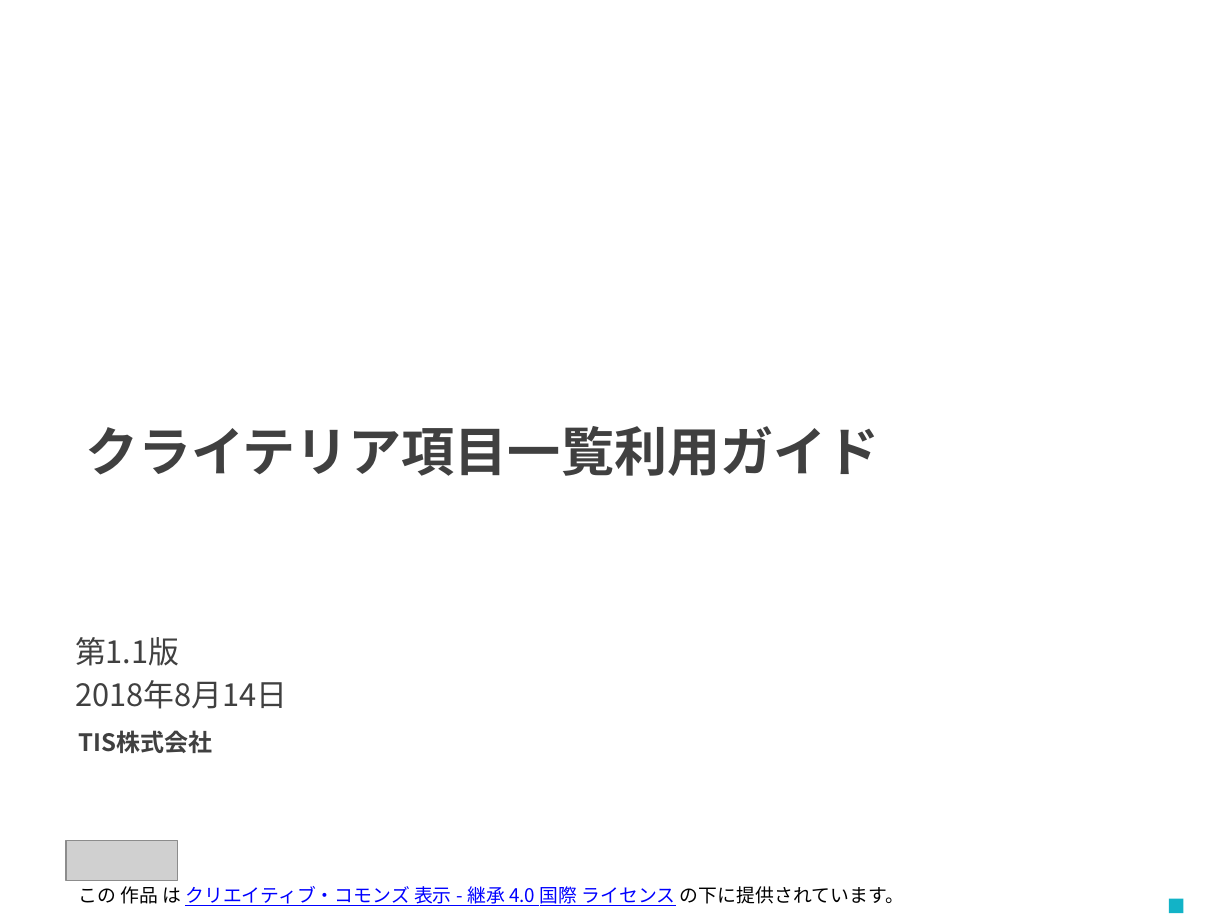
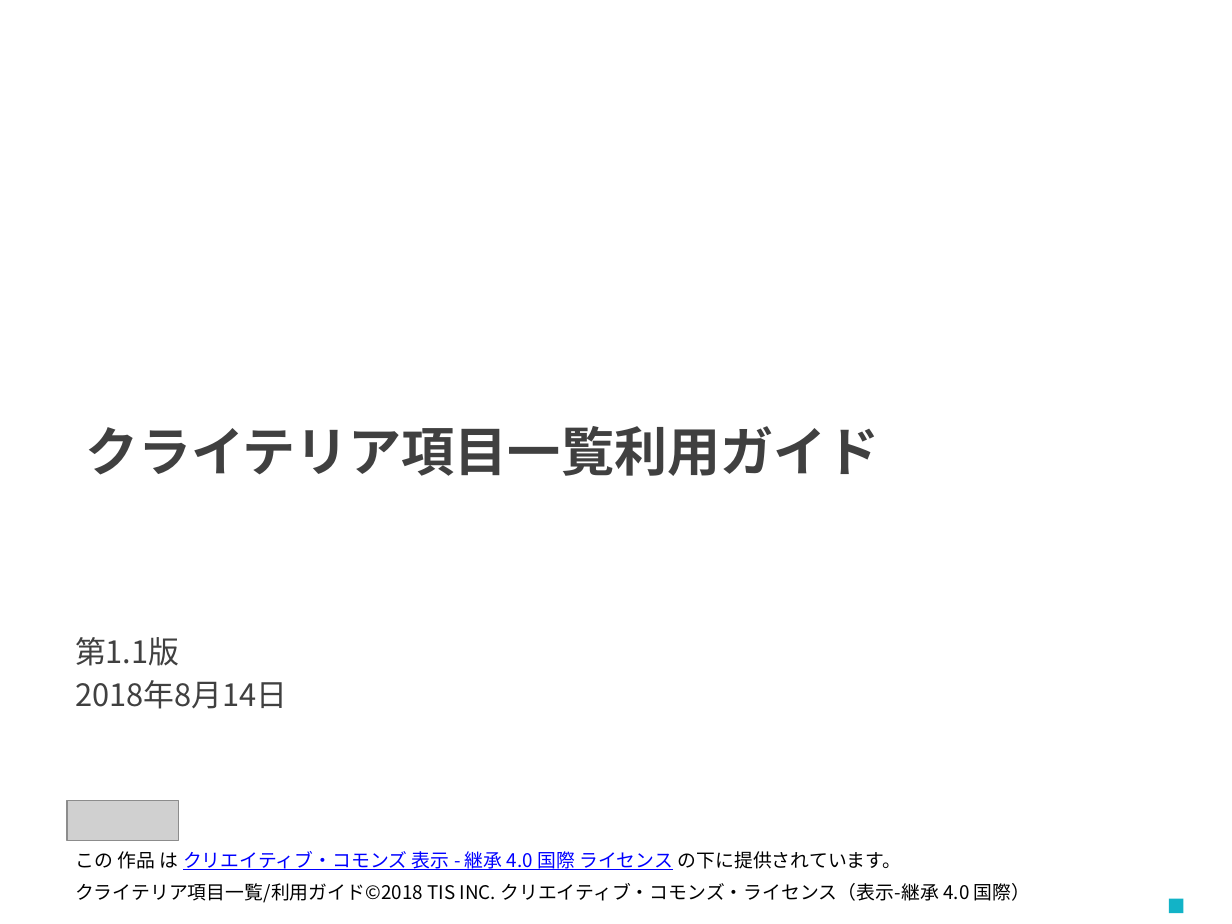
Before and after one commit to Fintan-contents/criteria-list, a slide deck: slide 1 of docs/クライテリア項目一覧利用ガイド.pptx. Drawn at 1232x924 pixels with LibreOffice and Linux fonts; fonts in the diff are those of the drawing; grey boxes stand for pictures; background and template pictures are left out. Boxes give left, top, right and bottom in pixels: in the first picture for what was removed or moved away, otherwise in the second. Text is boxed around its words. In the diff, an @@ line names an element or a change of style, - is before the commit and + after.

Commit message:
ファイル追加

```diff
--- a/docs/クライテリア項目一覧利用ガイド.pptx
+++ b/docs/クライテリア項目一覧利用ガイド.pptx
@@ text removed at [78,730,212,753] @@
-TIS株式会社
@@ picture: place and size @@
-picture at [67,840,177,880]
+picture at [68,801,179,840]
@@ text "この 作品 は クリエイティブ・コモンズ 表示 ...": place and size @@
-text "この 作品 は クリエイティブ・コモンズ 表示 ..." at [78,886,904,906]
+text "この 作品 は クリエイティブ・コモンズ 表示 ..." at [76,851,902,870]
@@ text added at [75,883,1030,903], 11 pt, text #000000 @@
+クライテリア項目一覧/利用ガイド©2018 TIS INC. クリエイティブ・コモンズ・ライセンス（表示-継承 4.0 国際）
```
